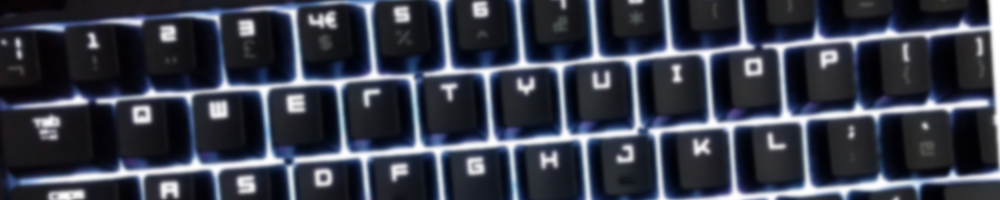
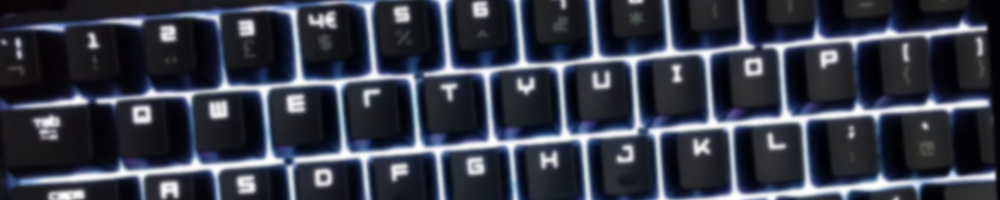
Revision of a layered 1000×200 image; what changed, layer by layer:
painted on "IMG_20160917_121947.jpg" over 982, 0, 1000, 200
